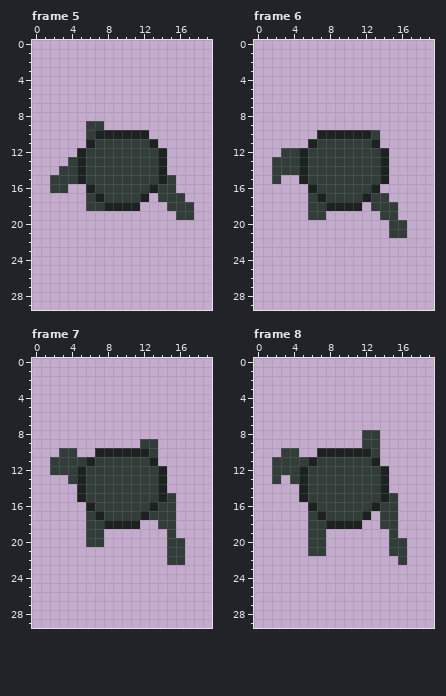
Two states of a pixel-art file, Assets/Sprites/Animation/ZombieAnims/WalkingZombie_TopDown.aseprite. The first picture shows the starting point.
20x30 pixels, 16 frames. Shown: frame 5, frame 6, frame 7, frame 8. The commit also changed other frames, which this record leaves out.
After:
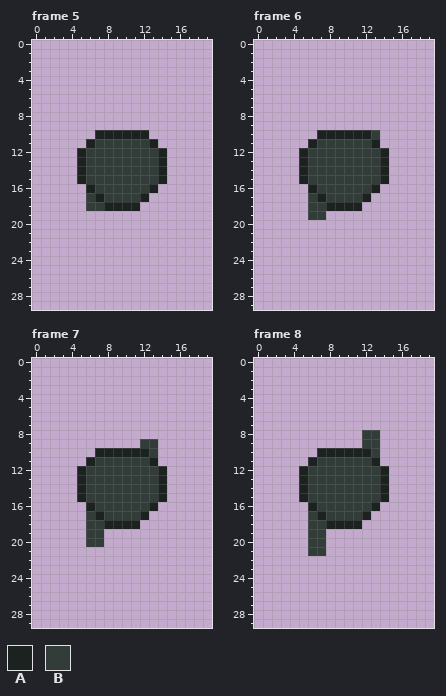
Palette (. is transparent): A #1c221f  B #323c39
What changed:
Frame 5, layers "Arms", "Feet":
The author cleared colour B in row 9 at x 6 to 7; in row 10 at x 6; in row 13 at x 4; in row 14 at x 3 to 4; in row 15 at x 2 to 4 and 15; in row 16 at x 2 to 3 and 14 to 15.
The author cleared colour B in row 17 at x 14 to 16; in row 18 at x 15 to 17; in row 19 at x 16 to 17.
Frame 6, layer "Arms":
The author cleared colour B in row 12 at x 3 to 4; in rows 13 to 14 at x 2 to 4; in row 15 at x 2; in row 17 at x 13 to 14; in row 18 at x 13 to 15; in row 19 at x 14 to 15.
The author cleared colour B in rows 20 to 21 at x 15 to 16.
Frame 7, layer "Arms":
The author cleared colour B in row 10 at x 3 to 4; in row 11 at x 2 to 5; in row 12 at x 2 to 4; in row 13 at x 4; in row 15 at x 15; in row 16 at x 14 to 15.
The author cleared colour B in row 17 at x 13 to 15; in row 18 at x 14 to 15; in row 19 at x 15; in rows 20 to 22 at x 15 to 16.
Frame 8, layer "Arms":
The author cleared colour B in row 10 at x 3 to 4; in row 11 at x 2 to 5; in row 12 at x 2 to 4; in row 13 at x 2 and 4; in row 15 at x 15; in rows 16 to 18 at x 14 to 15.
The author cleared colour B in row 19 at x 15; in rows 20 to 21 at x 15 to 16; in row 22 at x 16.
Pixel boxes of the changes (left, top, right, bottom) in both pictures:
erased: (50, 121, 104, 193)
erased: (158, 175, 194, 220)
erased: (272, 148, 299, 184)
erased: (371, 193, 407, 238)
erased: (50, 448, 86, 484)
erased: (149, 493, 185, 565)
erased: (272, 448, 308, 484)
erased: (380, 493, 407, 565)
